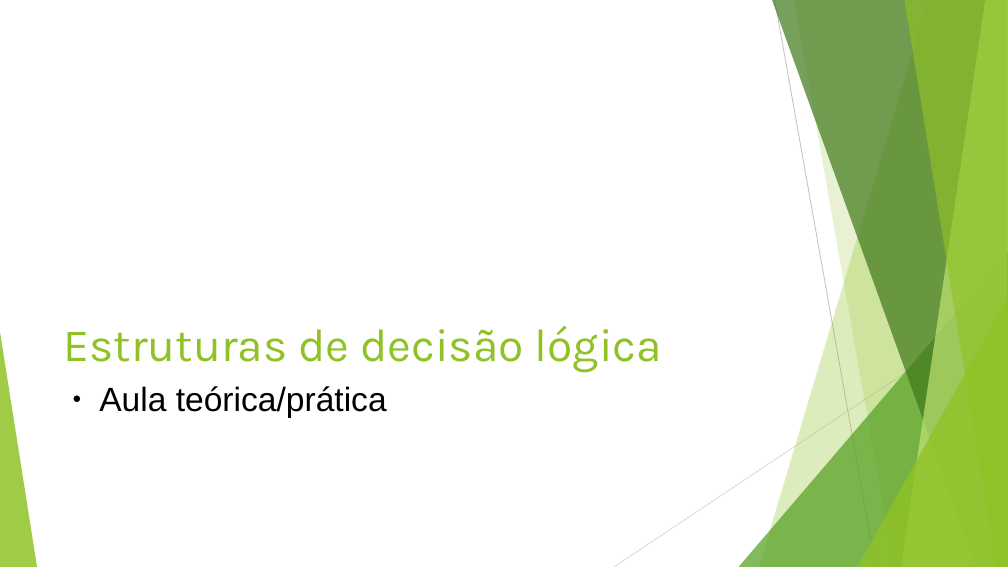
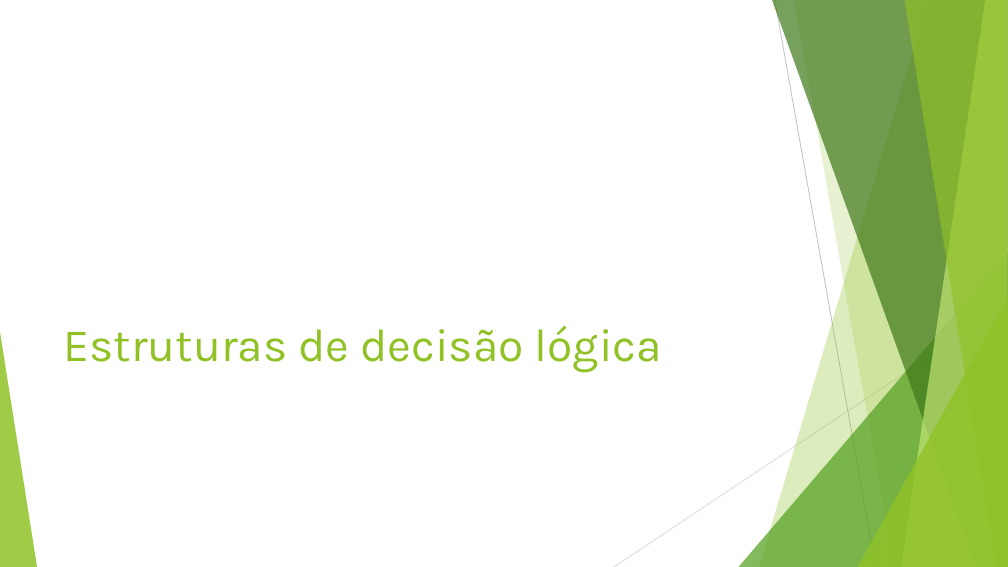
Before and after one commit to profdouglasifsp/LOG-estruturasDeDecisao, a slide deck: slide 2 of logicaDeProgramacaoEstruturasDeDecisao.odp. Drawn at 1008x567 pixels with LibreOffice and Linux fonts; fonts in the diff are those of the drawing. Boxes give left, top, right and bottom in pixels: in the first picture for what was removed or moved away, otherwise in the second. Text is boxed around its words. In the diff, an @@ line names an element or a change of style, - is before the commit and + after.

Commit message:
Correções e adição do plano de aula e lista de exercícios

```diff
--- a/logicaDeProgramacaoEstruturasDeDecisao.odp
+++ b/logicaDeProgramacaoEstruturasDeDecisao.odp
@@ text removed at <box>99,386,387,418</box> @@
-● Aula teórica/prática
```
Also in this commit, not shown: 7 other slides changed, 1 slide added, 3 other files.
